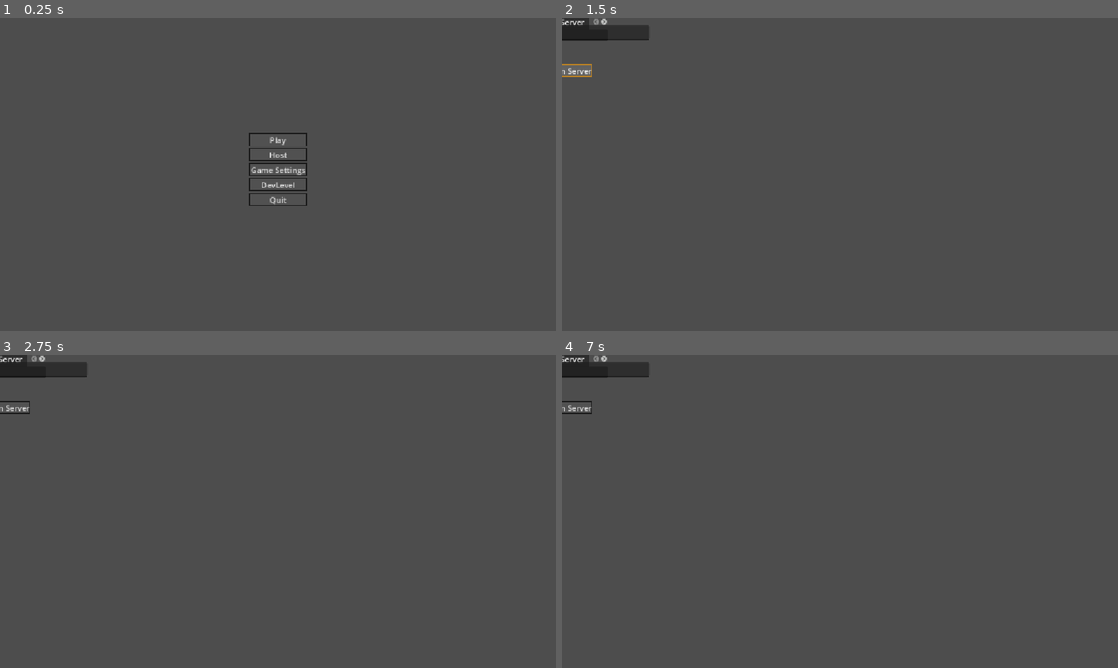
Above: before the commit, frames 1-4 (two rows, left to right).
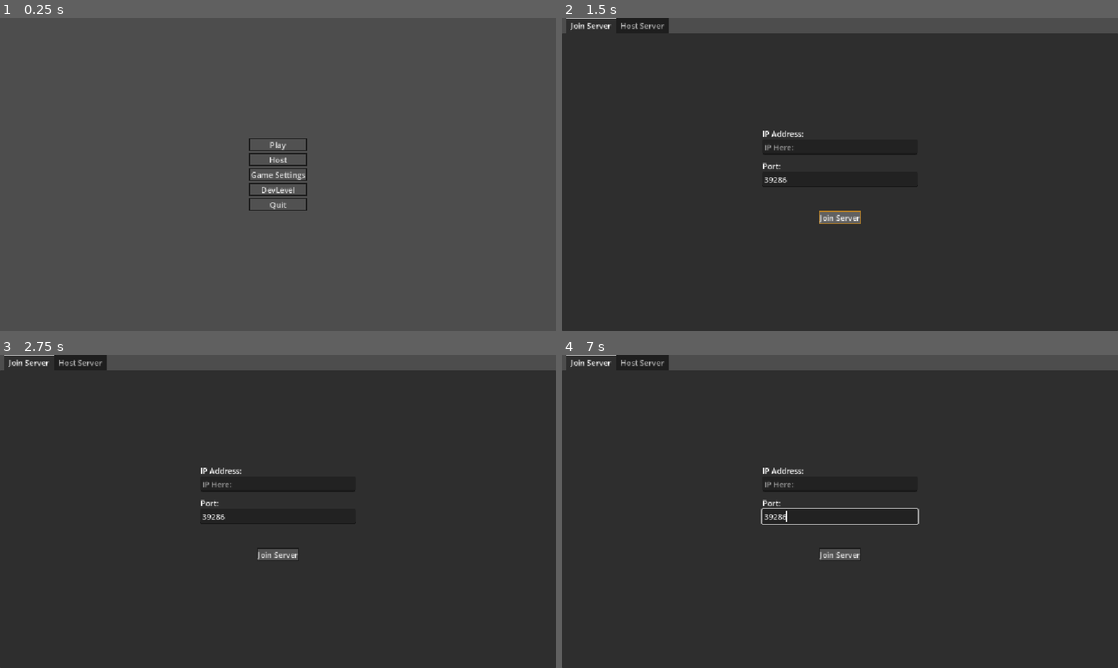
Above: after the commit, the same moments.

Repository: yeet230/multiplayer-base
Game: Godot game, scene res://Scenes/3D/Levels/Game.tscn
Two runs of this game, one before a commit and one after it. Both use one fixed random seed, a clock stepped at 60 frames per second and the inputs below.
Inputs (mouse positions are in pixels of both pictures, inside the frame that each line leads up to):
- Up to frame 1 (0.25 s): no input
- Up to frame 2 (1.5 s): click "Play" at 0.5 s; click "Join Server" at 1.25 s
- Up to frame 3 (2.75 s): move the mouse to (400, 495) at 2.02 s; hold D (right) from 2.03 s (still down); click (400, 495) at 2.1 s
- Up to frame 4 (7 s): move the mouse to (728, 527) at 2.77 s; release D (right) at 2.78 s; hold S (backward) 2.78-3.53 s; right-click (728, 527) at 2.85 s; click (728, 527) at 3.05 s; move the mouse to (895, 442) at 3.52 s; hold D (right) 3.53-4.28 s; tap V (melee) at 3.6 s; click (895, 442) at 3.8 s; move the mouse to (812, 574) at 4.27 s; hold W (forward) 4.28-5.03 s; tap 1 (primary) at 4.35 s; click (812, 574) at 4.55 s; move the mouse to (1006, 558) at 5.02 s; hold A (left) 5.03-6.53 s; tap 2 (secondary) at 5.1 s; click (1006, 558) at 5.3 s; tap R (reload) at 5.65 s; move the mouse to (673, 464) at 5.77 s; click (673, 464) at 5.85 s; move the mouse to (867, 511) at 6.52 s; hold S (backward) from 6.53 s (still down); tap T (toggle_chat) at 6.6 s; click (867, 511) at 6.8 s

The runs differ from the first frame. In frame 1, 1.1% of the frame differs, in the area x 44-56%, y 36-62%; in frame 2, 95%, in the area x 0-100%, y 0-100%; in frame 3, 95%; in frame 4, 95%.

Commit message:
Add hit decals and reload behavior
Handle hit damage and spawn pooled bullet decals over multiplayer, update reload timing, and replicate player camera rotation. Also adjusts the main menu layout and AK-47 starting ammo.

Diff:
--- a/Resources/Weapon System/Primary/ak_47.tres
+++ b/Resources/Weapon System/Primary/ak_47.tres
@@ -10,7 +10,7 @@
 fireRate = 0.071
 projectilePerShot = 1
 magSize = 31
-loadedAmmo = 32
+loadedAmmo = 320000
 fireMode = 2
 weaponName = "AK 47"
 metadata/_custom_type_script = "uid://bdtkof8ycny6c"
--- a/Scenes/2D/Menu's/Main/MainMenu.tscn
+++ b/Scenes/2D/Menu's/Main/MainMenu.tscn
@@ -13,9 +13,11 @@
 
 [node name="Menu" type="Control" parent="MenuItems" unique_id=1640040799]
 layout_mode = 3
-anchors_preset = 0
-offset_right = 40.0
-offset_bottom = 40.0
+anchors_preset = 15
+anchor_right = 1.0
+anchor_bottom = 1.0
+grow_horizontal = 2
+grow_vertical = 2
 theme = ExtResource("1_0nft5")
 
 [node name="MainMenu" type="VBoxContainer" parent="MenuItems/Menu" unique_id=696036975]
@@ -25,10 +27,10 @@
 anchor_top = 0.5
 anchor_right = 0.5
 anchor_bottom = 0.5
-offset_left = 496.0
-offset_top = 218.5
-offset_right = 616.0
-offset_bottom = 389.5
+offset_left = -60.0
+offset_top = -75.5
+offset_right = 60.0
+offset_bottom = 75.5
 grow_horizontal = 2
 grow_vertical = 2
 
--- a/Scenes/3D/Actors/Player/Player.tscn
+++ b/Scenes/3D/Actors/Player/Player.tscn
@@ -10,13 +10,16 @@
 
 [sub_resource type="CapsuleMesh" id="CapsuleMesh_g7fu1"]
 
-[sub_resource type="SceneReplicationConfig" id="SceneReplicationConfig_nq4pf"]
+[sub_resource type="SceneReplicationConfig" id="SceneReplicationConfig_urwc2"]
 properties/0/path = NodePath(".:position")
 properties/0/spawn = true
-properties/0/replication_mode = 1
+properties/0/replication_mode = 2
 properties/1/path = NodePath(".:rotation")
 properties/1/spawn = true
-properties/1/replication_mode = 1
+properties/1/replication_mode = 2
+properties/2/path = NodePath("VisionManager/Head/Camera3D:rotation")
+properties/2/spawn = true
+properties/2/replication_mode = 1
 
 [node name="Player" type="CharacterBody3D" unique_id=2042791910 groups=["Players"]]
 collision_layer = 2
@@ -58,7 +61,7 @@
 
 [node name="Camera3D" type="Camera3D" parent="VisionManager/Head" unique_id=761804353]
 
-[node name="MultiplayerSynchronizer" type="MultiplayerSynchronizer" parent="." unique_id=1684267837]
-replication_config = SubResource("SceneReplicationConfig_nq4pf")
+[node name="PlayerUI" type="CanvasLayer" parent="." unique_id=181661168]
 
-[node name="PlayerUI" type="CanvasLayer" parent="." unique_id=181661168]
+[node name="MultiplayerSynchronizer" type="MultiplayerSynchronizer" parent="." unique_id=1655217178]
+replication_config = SubResource("SceneReplicationConfig_urwc2")
--- a/Scripts/Autoloads/Global.gd
+++ b/Scripts/Autoloads/Global.gd
@@ -25,6 +25,9 @@
 var PlayerStartingHealth: float = 100
 var mouseSens: float = 0.002
 
+var root: Node
+
+
 func _ready() -> void:
 	levels = {
 		MAPS.DEV : preload("res://Scenes/3D/Levels/Dev/Dev.tscn"),
@@ -35,16 +38,25 @@
 		WEAPON_ID.AK_47 : preload("res://Resources/Weapon System/Primary/ak_47.tres"),
 	}
 
+
+
 func get_level(levelId : MAPS) -> PackedScene:
 	var result: PackedScene = levels[levelId]
 	return result
 
 
-func throw_error(errCode : ERROR_CODES, text : String) -> void:
-	pass
+
+func throw_error(errCode : ERROR_CODES, text : String = "") -> void:
+	var errorKey: String = str(ERROR_CODES.find_key(errCode))
+	var formattedString: String = str(errorKey, " : ", errCode, "\n", text )
+	assert(false, formattedString)
 
 func get_weapon_data(weaponId : WEAPON_ID) -> WeaponData:
 	var result: WeaponData = weaponData[weaponId]
+	return result
+
+func get_weapon_damage(weponId : WEAPON_ID) -> float:
+	var result: float = weaponData[weponId].damage
 	return result
 
 #func get_user_current_weapon() -> Weapon:
--- a/Scripts/Autoloads/MultiplayerManager.gd
+++ b/Scripts/Autoloads/MultiplayerManager.gd
@@ -95,10 +95,18 @@
 
 func _server_handle_player_leave(peerId : int) -> void:
 	if !multiplayer.is_server():
-		multiplayer.peer_disconnected.disconnect(_server_handle_player_join)
+		multiplayer.peer_disconnected.disconnect(_server_handle_player_leave)
 		return
 
 	serverStoredPlayerData.erase(peerId)
+
+
+func _handle_player_hit(shootingPlayerId : int, hitPlayerId : int) -> void:
+	var hitPlayer: Player = get_player_from_id(hitPlayerId)
+	var weapon: Global.WEAPON_ID = get_player_weapon(shootingPlayerId)
+	var weaponDamage: float = Global.get_weapon_damage(weapon)
+
+	hitPlayer.healthManager.take_damage()
 
 @rpc("any_peer", "call_remote", "reliable")
 func server_handle_hit() -> void:
@@ -107,4 +115,19 @@
 	#var playerWeapon: Global.WEAPON_ID = get_player_weapon(senderId)
 
 	var results: Dictionary = player.weaponManager.perform_hitscan()
+
+	if results.is_empty(): return
+
+	var collider: Node3D = results.get("collider")
+
+	if collider is Player:
+		var hitPlayerId: int = int(collider.name)
+		_handle_player_hit(senderId, hitPlayerId)
+	else:
+		var hitPosition: Vector3 = results.get("position")
+		var hitNormal: Vector3 = results.get("normal")
+		var hitObjectPath: NodePath = get_path_to(collider)
+
+		Global.root.spawn_bullet_decal.rpc(hitPosition, hitNormal, hitObjectPath)
+
 	print("Server Weapon HitScan Results: ", results)
--- /dev/null
+++ b/Scripts/Charecters/Player/Handler's/PlayerSynchronizer.gd
@@ -0,0 +1,5 @@
+class_name PlayerSynchronizer extends Node
+
+
+func tick() -> void:
+	var data: PackedByteArray
--- a/Scripts/Charecters/Player/Handler's/WeaponManager.gd
+++ b/Scripts/Charecters/Player/Handler's/WeaponManager.gd
@@ -82,13 +82,13 @@
 func tick() -> void:
 	if isShootPressed:
 		_player_trigger_pressed()
-		print("Shooting")
+		print("Shoot pressed")
 	elif isShootReleased:
 		_player_trigger_released()
-		print("Not Shooting")
+		print("shoot Released")
 	elif isReloadPressed:
 		_start_reload()
-		#print("Reloading")
+		print("Reloading")
 
 func _player_trigger_pressed() -> void:
 	isTriggerHeld = true
@@ -101,11 +101,13 @@
 
 func _player_trigger_released() -> void:
 	isTriggerHeld = false
-	print("i'm here :0")
 
 func _start_reload() -> void:
 	if isReloading: return
 	if loadedCount >= magSize: return
+
+	isReloading = true
+	reloadTimer.start(reloadSpeed)
 
 func try_fire() -> void:
 	if !canFire: return
@@ -166,15 +168,31 @@
 func cancel_reload() -> void:
 	isReloading = false
 	reloadTimer.stop()
+	print("reload cancelled")
 
 func begin_reload_timer() -> void:
 	if isReloading or loadedCount >= magSize: return
-
+	print("Reload Begun")
 	isReloading = true
 	reloadTimer.start(reloadSpeed)
 
 func _on_reload_timeout() -> void:
-	pass
+	match reloadType:
+		RELOAD_TYPE.MAG:
+			loadedCount += magSize
+			isReloading = false
+		RELOAD_TYPE.SLUG:
+			loadedCount += 1
+
+			if loadedCount < magSize:
+				loadedCount += 1
+
+				if loadedCount < magSize:
+					reloadTimer.start(reloadSpeed)
+				else:
+					isReloading = false
+
+	loadedCount = clamp(loadedCount, 0, magSize + 1)
 
 func begin_fire_cooldown() -> void:
 	canFire = false
--- a/Scripts/MainLevel.gd
+++ b/Scripts/MainLevel.gd
@@ -1,8 +1,16 @@
 extends Node
+
+const BULLET_DECAL = preload("uid://enjxbit5eo4e")
+const MAX_BULLET_DECAL_COUNT = 250
+
+var bulletDecalsSpawned: Array
+
+
 
 func _ready() -> void:
 	MultiplayerManager.serverSettingsConfirmed.connect(_spawn_new_level)
 	multiplayer.server_disconnected.connect(_destroy_current_level)
+	Global.root = self
 
 
 func spawn_level(newLevel : Global.MAPS) -> void:
@@ -18,3 +26,23 @@
 	var levelScene: PackedScene = Global.get_level(newLevel)
 	%LevelContainer.add_child(levelScene.instantiate())
 	pass
+
+@rpc("authority", "call_remote", "reliable")
+func spawn_bullet_decal(position : Vector3, normal : Vector3, parentPath : NodePath) -> void:
+	var decalInstance = Node3D
+	var parent: Node3D = get_node(parentPath)
+
+	if len(bulletDecalsSpawned) >= MAX_BULLET_DECAL_COUNT and is_instance_valid(bulletDecalsSpawned[0]):
+		decalInstance = bulletDecalsSpawned.pop_front()
+		bulletDecalsSpawned.push_back(decalInstance)
+		decalInstance.reparent(parent)
+	else:
+		decalInstance = BULLET_DECAL.instantiate()
+		parent.add_child(decalInstance)
+		bulletDecalsSpawned.push_back(decalInstance)
+
+	if !is_instance_valid(bulletDecalsSpawned[0]):
+		bulletDecalsSpawned.pop_front()
+
+	decalInstance.global_transform = Transform3D(Quaternion(Vector3.UP, normal), position)
+	decalInstance.get_node("GPUParticles3D").emitting = true
--- /dev/null
+++ b/decal.tscn
@@ -0,0 +1,40 @@
+[gd_scene format=3 uid="uid://enjxbit5eo4e"]
+
+[ext_resource type="Texture2D" uid="uid://wn6a5cilblwb" path="res://Assets/2D/BulletDecal/bulletdecal.png" id="1_gp4dy"]
+[ext_resource type="Texture2D" uid="uid://dddg80s5ser5b" path="res://Assets/2D/BulletDecal/bulletdecalNormal.png" id="2_124gw"]
+
+[sub_resource type="ParticleProcessMaterial" id="ParticleProcessMaterial_t7cby"]
+angle_min = 1.0728835e-05
+angle_max = 360.00003
+direction = Vector3(0, 1, 0)
+initial_velocity_min = 0.099999994
+initial_velocity_max = 1.0
+angular_velocity_min = -1.6093254e-05
+angular_velocity_max = 31.999983
+gravity = Vector3(0, -2, 0)
+
+[sub_resource type="StandardMaterial3D" id="StandardMaterial3D_4gfhc"]
+albedo_color = Color(0.30692267, 0.3069227, 0.3069227, 1)
+billboard_mode = 3
+particles_anim_h_frames = 1
+particles_anim_v_frames = 1
+particles_anim_loop = false
+
+[sub_resource type="QuadMesh" id="QuadMesh_wfm1i"]
+material = SubResource("StandardMaterial3D_4gfhc")
+size = Vector2(0.04, 0.025)
+
+[node name="Decal" type="Decal" unique_id=14795492]
+transform = Transform3D(1, 0, 0, 0, 1, 0, 0, 0, 1, 0, 0.11263428, 0)
+size = Vector3(0.086, 0.086, 0.086)
+texture_albedo = ExtResource("1_gp4dy")
+texture_normal = ExtResource("2_124gw")
+
+[node name="GPUParticles3D" type="GPUParticles3D" parent="." unique_id=937621850]
+emitting = false
+amount = 5
+lifetime = 0.19
+one_shot = true
+explosiveness = 1.0
+process_material = SubResource("ParticleProcessMaterial_t7cby")
+draw_pass_1 = SubResource("QuadMesh_wfm1i")
Binary file added: Assets/2D/BulletDecal/bulletdecal.png
Not shown, added: Assets/2D/BulletDecal/bulletdecal.png.import
Binary file added: Assets/2D/BulletDecal/bulletdecalNormal.png
Not shown, added: Assets/2D/BulletDecal/bulletdecalNormal.png.import
Not shown, added: Scripts/Charecters/Player/Handler's/PlayerSynchronizer.gd.uid
Not shown, added: Scenes/3D/Actors/Player/Player.tscn1980087775.tmp
